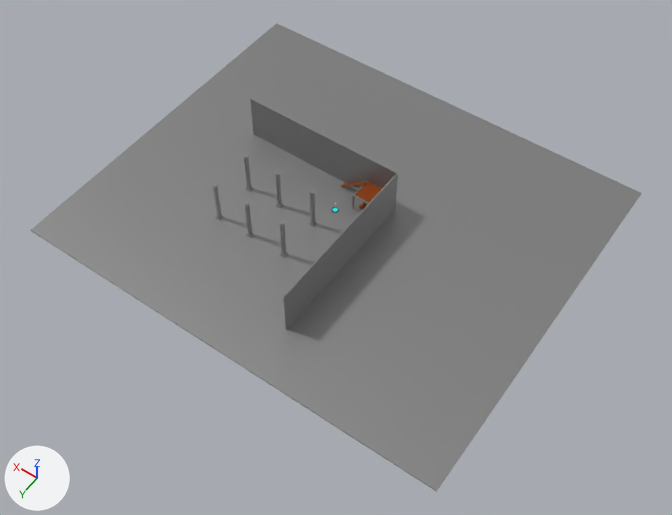
The Blender file level2/level.blend, before and after one commit.
Rendered twice from a camera (50 mm lens) standing at (-141.0, 197.0, 280.0) and looking at (-12.0, 16.0, -5.0). The axes (+X, +Y, +Z) are drawn at lower left. The lights are the same throughout.

In view in the first picture: 'Cube.007', 'Ground-col', 'Pole-col', 'Pole-col.001', 'Pole-col.002', 'Pole-col.003', 'Pole-col.004', 'Pole-col.005', 'Pole-col.006', 'Wall-col', 'Wall-col.001'.
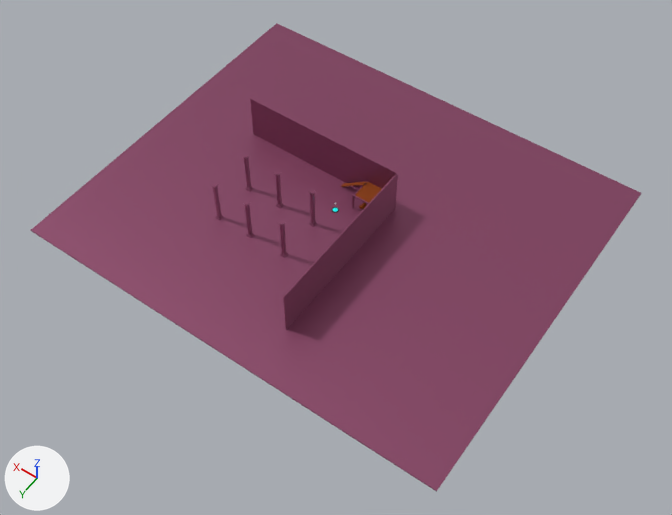
Commit message: made level

Where the change shows, as pixel boxes [x1, y1, x2, y2] in the pictures (672 x 515 px):
'Ground-col', recoloured (grey to brown)
    both: [31, 23, 641, 492]
'Wall-col.001', recoloured
    both: [250, 98, 398, 206]
'Wall-col', recoloured (grey to brown)
    both: [283, 173, 398, 330]
'Pole-col.002', recoloured (grey to brown)
    both: [277, 219, 288, 258]
'Pole-col.003', recoloured (grey to brown)
    both: [243, 199, 255, 238]
'Pole-col.006', recoloured (grey to brown)
    both: [210, 181, 224, 220]
'Pole-col', recoloured (grey to brown)
    both: [308, 188, 317, 227]
'Pole-col.004', recoloured (grey to brown)
    both: [274, 169, 284, 209]
'Pole-col.005', recoloured (grey to brown)
    both: [242, 152, 253, 192]
'Cube.007', recoloured
    both: [354, 195, 369, 204]
'Cube.010', recoloured
    both: [354, 181, 368, 195]

The change, as a list of edits to the scene's bpy script:
```text
Change mat_metal_material:
    mat_metal_material.base_color: (0.281, 0.281, 0.281) -> (0.281, 0.074, 0.155)  # grey #909090 -> brown #904d6e
```
